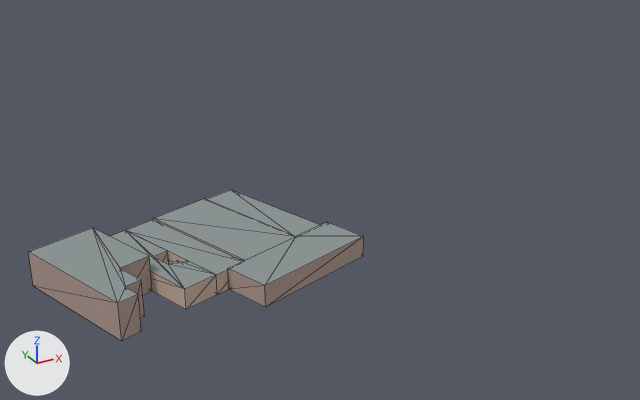
An edit to the glTF model game/assets/resources/districts/flushing/context-2--1.gltf, drawn before and after from the same camera.
Rendered twice from a camera (50 mm lens) standing at (223.8, -97.2, 88.8) and looking at (319.9, 77.4, 1.5). Every picture has the same lights, and +X, +Y and +Z are marked at lower left. The older version comes first. Mesh edges are drawn as thin lines. Vertices at exactly the same position are counted once.

Before the edit, the objects in view are built like this:
```python
me_context_2__1 = bpy.data.meshes.new('context-2--1')
me_context_2__1.from_pydata(...)  # 59 vertices, 92 faces; spans x 249.2..315.2, y 39.8..87.5, z 0.0..7.9
# faces by material slot: [28, 8, 32, 24]
me_context_2__1.materials.append(mat_nyc_wall_0)  # beige #c7b1a0
me_context_2__1.materials.append(mat_nyc_wall_1)  # light grey #d0cdbf
me_context_2__1.materials.append(mat_nyc_wall_2)  # beige #ad978e
me_context_2__1.materials.append(mat_nyc_roof)  # grey #8b9595
ob_context_2__1 = bpy.data.objects.new('context-2--1', me_context_2__1)
ob_context_2__1.location = (0.0, 0.0, 0.0)
```
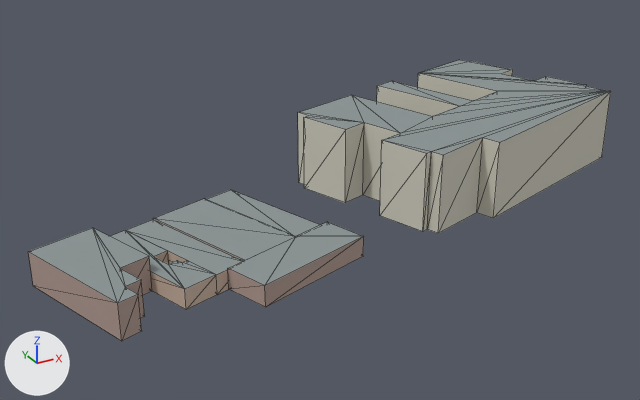
What differs and where, as boxes (x1, y1, x2, y2) in the pictures (640 x 400 px):
'context-2--1', reshaped (73% wider, 86% taller): before (28, 190, 364, 341); after (28, 60, 611, 341)
part 1 of me_context_2__1, added: after (298, 60, 611, 233)

The change in detail:
me_context_2__1 is used by ob_context_2__1; location (0.0, 0.0, 0.0).
me_context_2__1 had 59 vertices, 92 faces and spanned x 249.2..315.2, y 39.8..87.5, z 0.0..7.9.
me_context_2__1 now has 119 vertices, 180 faces and spans x 249.2..404.9, y 39.8..115.2, z 0.0..19.1.
me_context_2__1 part 1: a new loose piece of 60 vertices spanning x 321.7..404.9, y 50.6..115.2, z 0.0..19.1.
